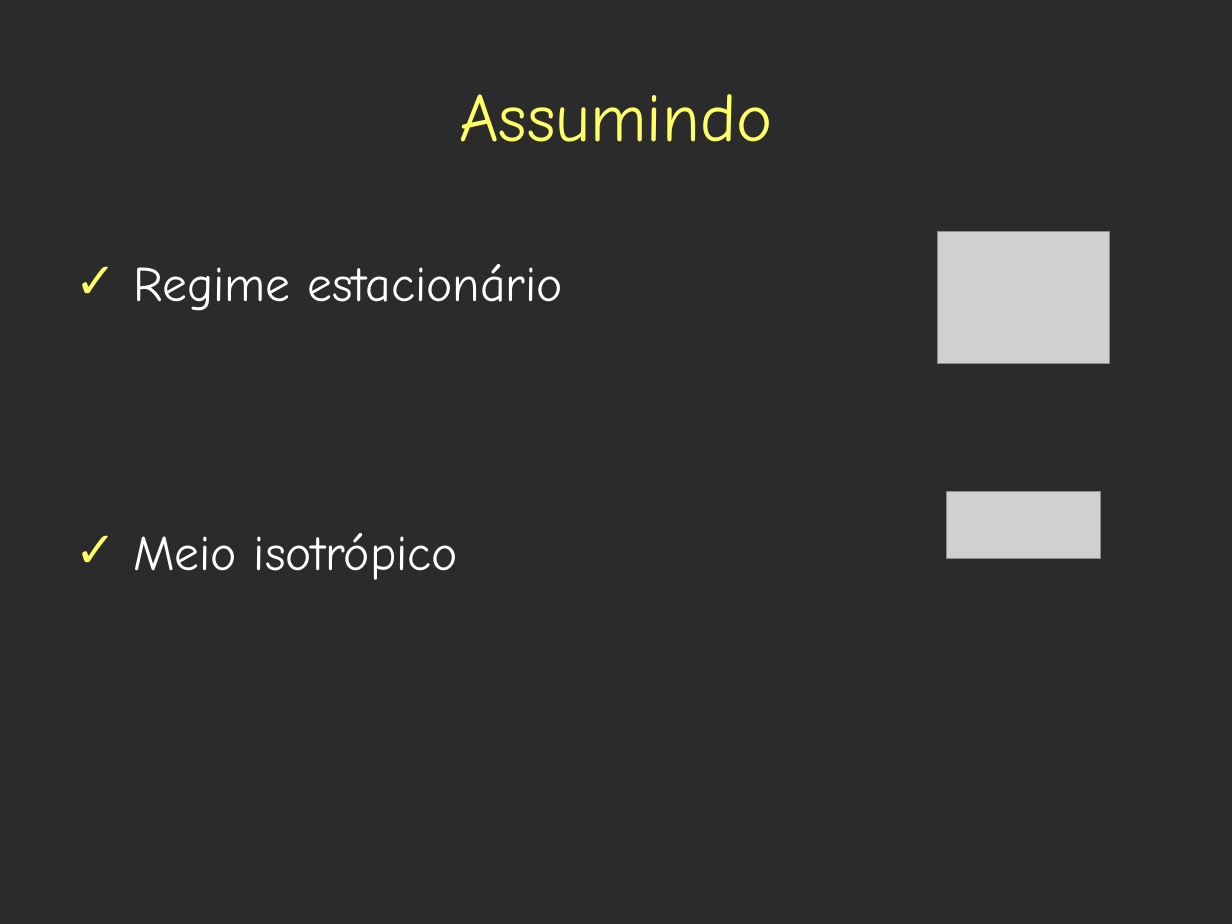
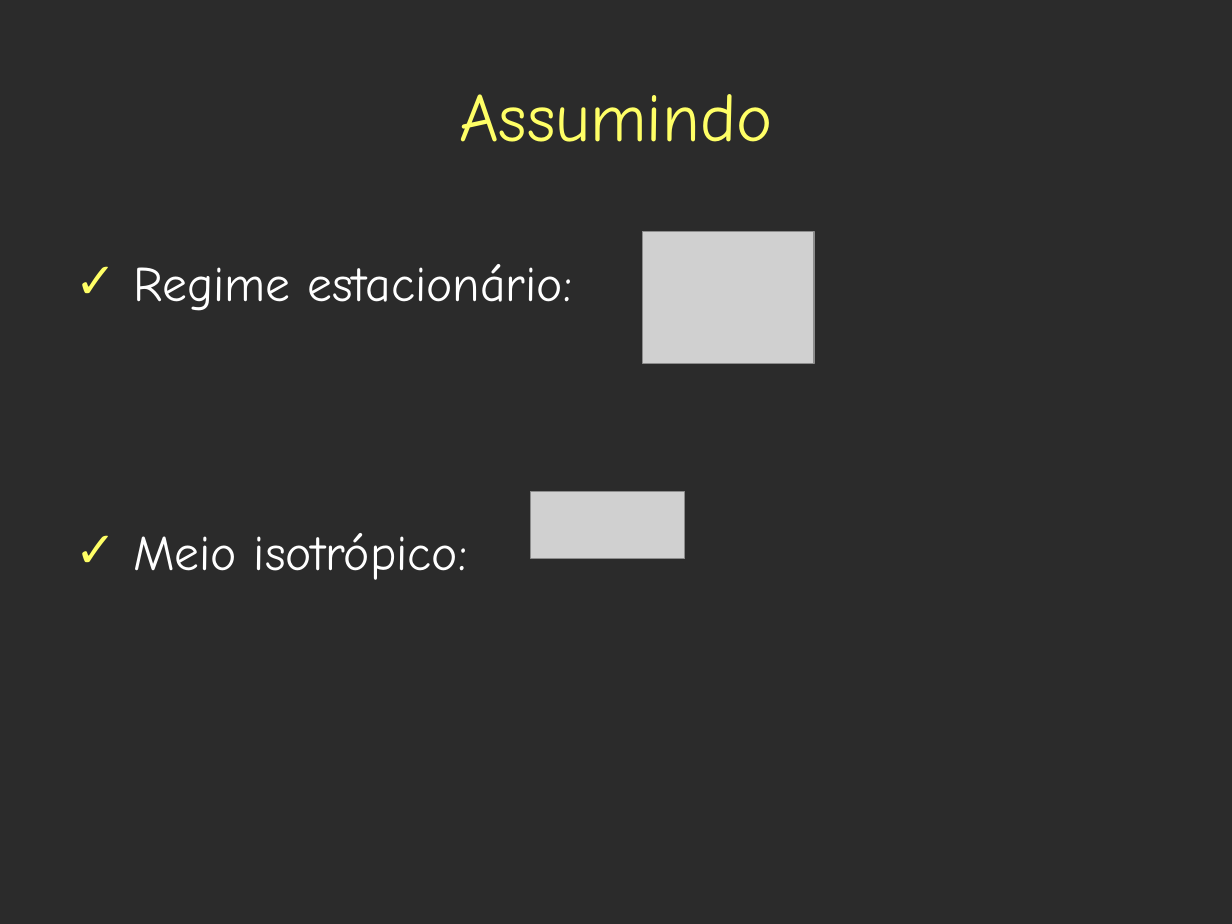
Before and after one commit to leouieda/geothermics, a slide deck: slide 18 of presentations/base_litosfera/estado_termico_lito_subcrustal.odp. Drawn at 1232x924 pixels with LibreOffice and Linux fonts; fonts in the diff are those of the drawing; grey boxes stand for pictures; background and template pictures are left out; a plain dark background stands for a picture behind light text. Boxes give left, top, right and bottom in pixels: in the first picture for what was removed or moved away, otherwise in the second. Text is boxed around its words. In the diff, an @@ line names an element or a change of style, - is before the commit and + after.

```diff
--- a/presentations/base_litosfera/estado_termico_lito_subcrustal.odp
+++ b/presentations/base_litosfera/estado_termico_lito_subcrustal.odp
@@ picture: place and size @@
-picture at bbox=[938, 231, 1109, 363]
+picture at bbox=[643, 231, 814, 363]
@@ text at bbox=[133, 264, 572, 580]: text changed @@
-✓ Regime estacionário
-✓ Meio isotrópico
+✓ Regime estacionário:
+✓ Meio isotrópico:
@@ picture: place and size @@
-picture at bbox=[947, 492, 1101, 559]
+picture at bbox=[531, 492, 685, 559]
```
Also in this commit, not shown: 8 other slides changed, 77 slides added.
